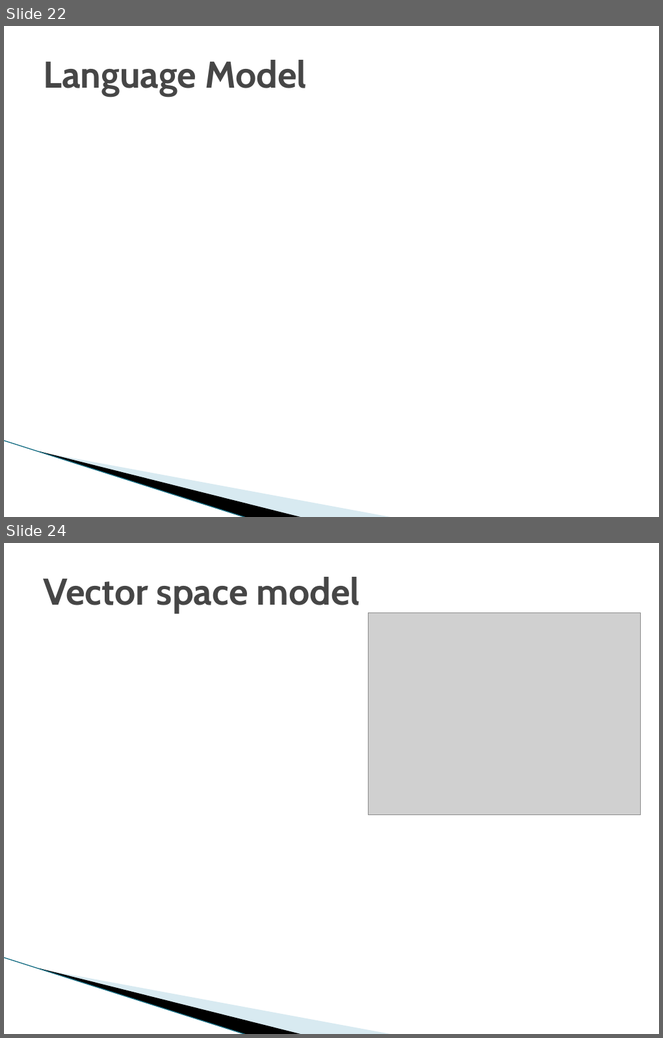
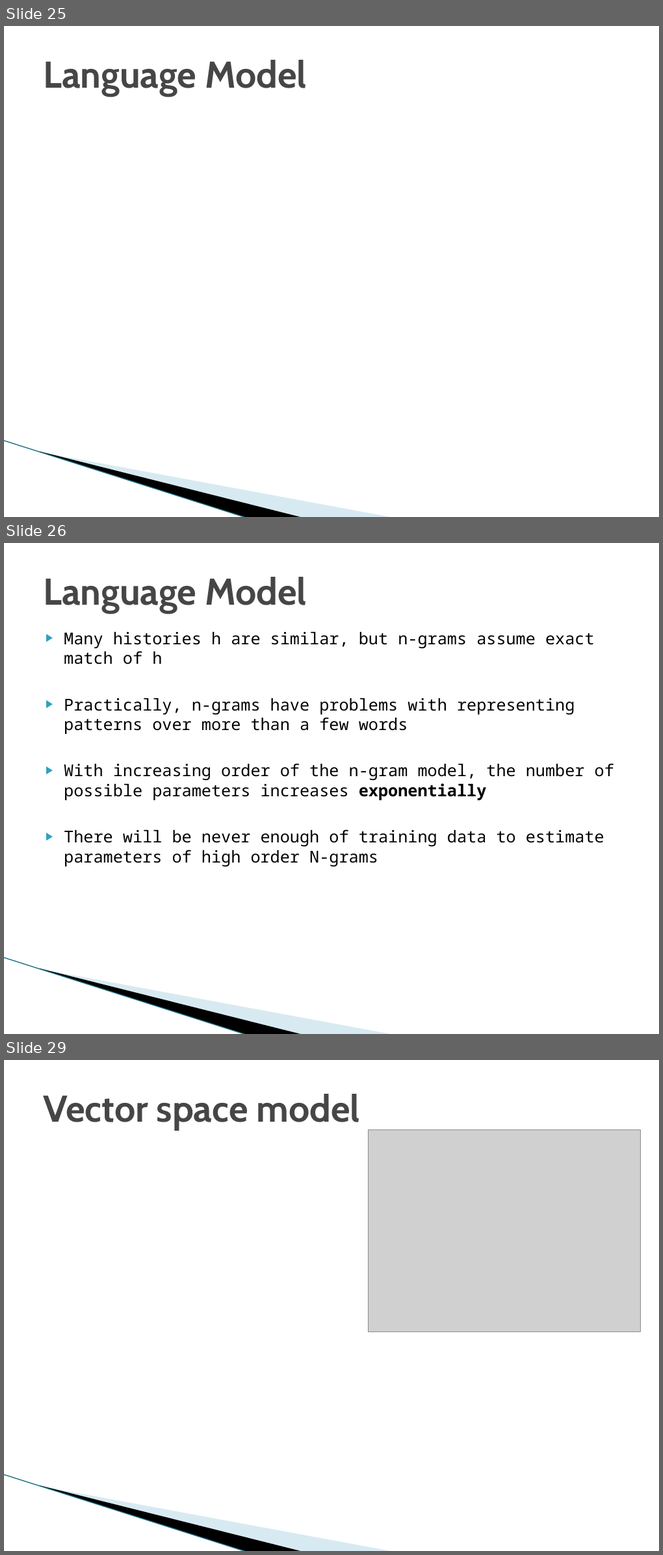
Before and after one commit to DU-ComputerVisionLab/Natural_Langauge_Processing, a slide deck: NLP_in_general.pptx. Shown one above the other, each under a label of ours: slides 22 and 24 before the commit, slides 25, 26 and 29 after it; the slides between them are not shown. The pictures are 663x1038 and 663x1555 pixels, drawn with LibreOffice and Linux fonts; fonts in the diff are those of the drawing; grey boxes stand for pictures; background and template pictures are left out. Boxes give left, top, right and bottom in pixels: in the first picture for what was removed or moved away, otherwise in the second. Text is boxed around its words. In the diff, an @@ line names an element or a change of style, - is before the commit and + after.

```diff
--- a/NLP_in_general.pptx
+++ b/NLP_in_general.pptx
@@ slide 26 added at <box>4,543,659,1034</box>, background #FFFFFF; not listed: 3 template elements that a slide beside it also shows @@
@@ title added at <box>43,577,307,614</box>, 41 pt, text #464646, bold @@
+Language Model
@@ text added at <box>64,632,614,867</box>, 18 pt, text #000000 @@
+▶ Many histories h are similar, but n-grams assume exact match of h
+▶ Practically, n-grams have problems with representing patterns over more than a few words
+▶ With increasing order of the n-gram model, the number of possible parameters increases exponentially
+▶ There will be never enough of training data to estimate parameters of high order N-grams
@@ what was slide 22 is now slide 25 @@
@@ what was slide 24 is now slide 29 @@
```
Also in this commit, not shown: 9 slides changed, 5 other slides added, 4 slides removed.
